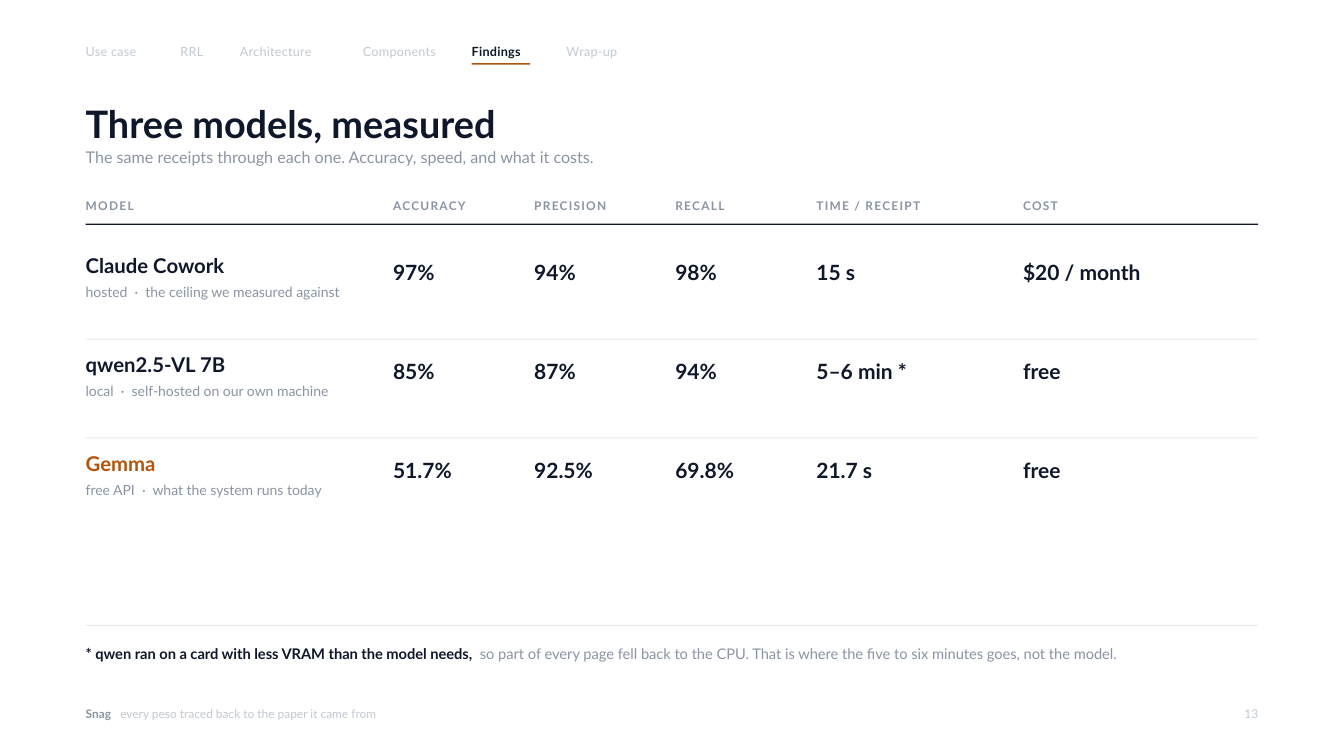
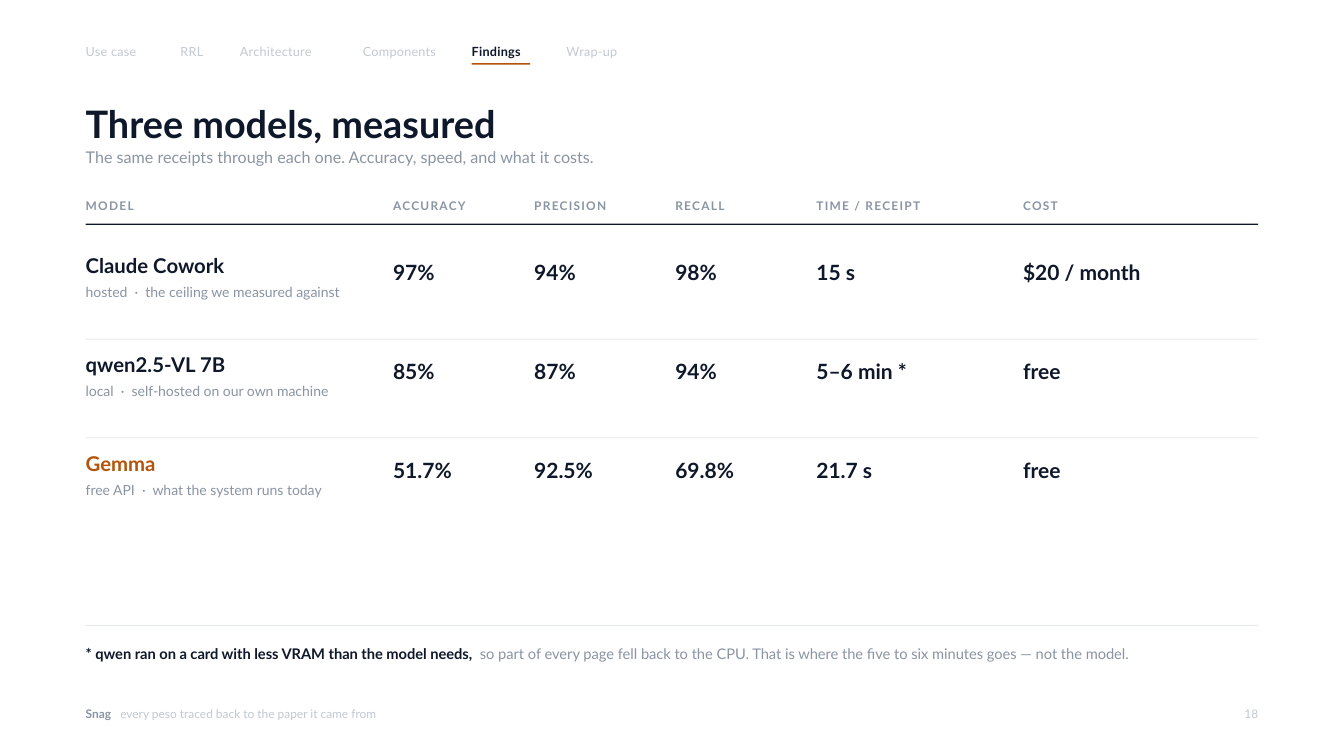
Before and after one commit to CuteBabyTank/STAI_OCR, a slide deck: slide 18 of docs/presentation/Snag_Final_Capstone.pptx (slide 13 before the commit). Drawn at 1344x756 pixels with LibreOffice and Linux fonts; fonts in the diff are those of the drawing. Boxes give left, top, right and bottom in pixels: in the first picture for what was removed or moved away, otherwise in the second. Text is boxed around its words. In the diff, an @@ line names an element or a change of style, - is before the commit and + after.

```diff
--- a/docs/presentation/Snag_Final_Capstone.pptx
+++ b/docs/presentation/Snag_Final_Capstone.pptx
@@ text at (95,648,1129,662): text changed @@
-* qwen ran on a card with less VRAM than the model needs, so part of every page fell back to the CPU. That is where the five to six minutes goes, not the model.
+* qwen ran on a card with less VRAM than the model needs, so part of every page fell back to the CPU. That is where the five to six minutes goes — not the model.
```
Also in this commit, not shown: 11 other slides changed, 7 slides added, 1 slide removed, 3 other files.
